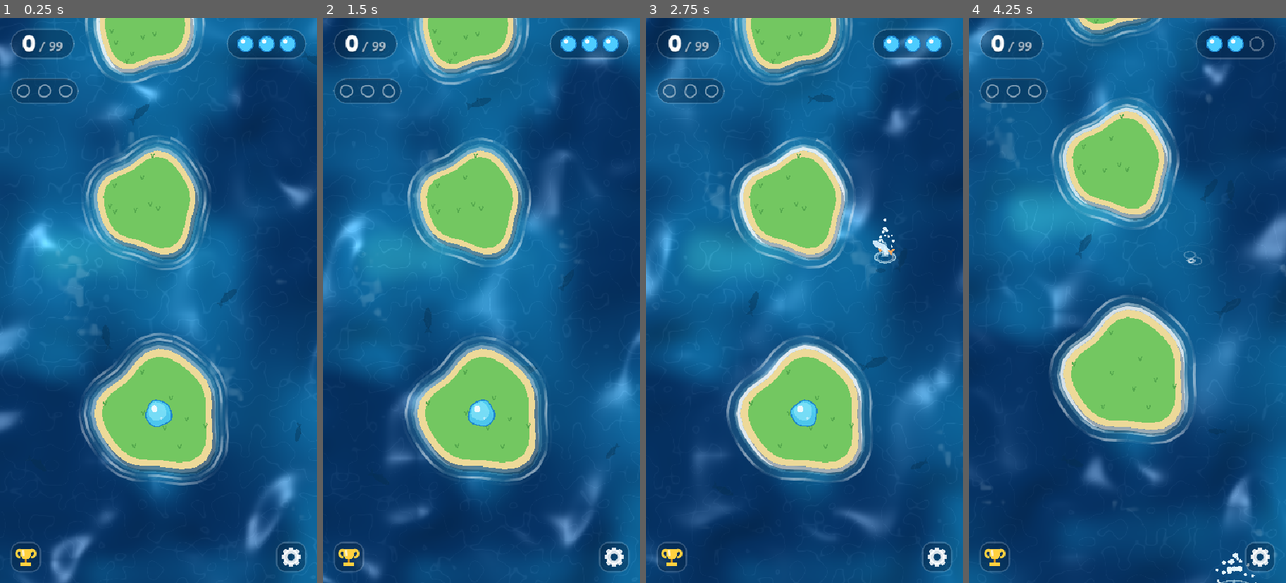
Above: before the commit, frames 1-4 (left to right).
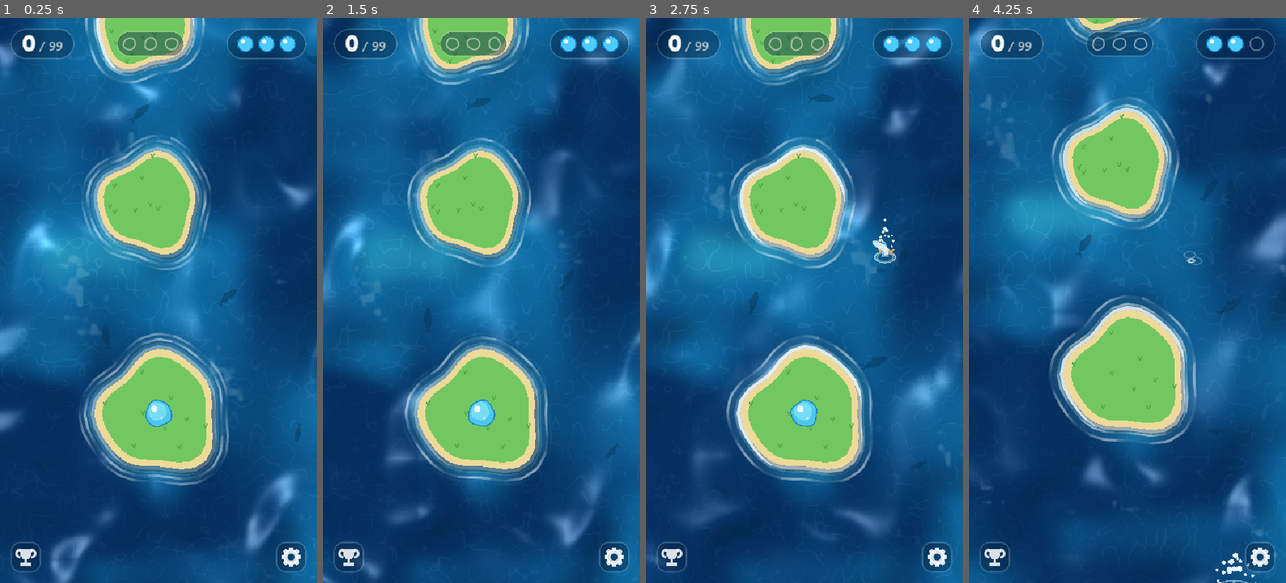
Above: after the commit, the same moments.

Repository: msagimbekov/ggjumps
Game: Godot game, scene res://scenes/main.tscn
Same seed, same stepped clock (60 frames per second), same inputs: the game is played once before the commit and once after it.
Inputs (mouse positions are in pixels of both pictures, inside the frame that each line leads up to):
- Up to frame 1 (0.25 s): no input
- Up to frame 2 (1.5 s): move the mouse to (551, 272) at 0.52 s; click (551, 272) at 0.67 s; drag from (418, 328) to (465, 413) at 1.27 s
- Up to frame 3 (2.75 s): move the mouse to (836, 176) at 2.02 s; click (836, 176) at 2.17 s
- Up to frame 4 (4.25 s): drag from (1111, 413) to (1032, 215) at 2.77 s; move the mouse to (1222, 385) at 3.52 s; click (1222, 385) at 3.67 s

The runs differ from the first frame. In frame 1, 1.8% of the frame differs, in the area x 3-59%, y 2-97%; in frame 2, 1.8%; in frame 3, 1.8%; in frame 4, 1.9%.

Commit message:
Watch-an-ad continue, sandbank islands, new wording, HUD tweaks
- Out of lives: a Splash! window with "Watch an ad for +1 life" (carries on from the same
  island) or "Try again"; the ad is a 2 s full-screen stand-in until an ad network is wired
- Leaderboard and win texts say "made it across all the islands" instead of island 100
- Moving islands are sandbanks in the beach-sand colour
- Collected drops sit between the score and the lives; trophy icon in the gear's white
- Place-the-bubble scrolling glides after the finger and coasts after a flick

Co-Authored-By: Claude Opus 5.5 <noreply@anthropic.com>

Diff:
--- a/project.godot
+++ b/project.godot
@@ -11,7 +11,7 @@
 [application]
 
 config/name="GG Jumps"
-config/version="0.1.4"
+config/version="0.1.5"
 run/main_scene="res://scenes/main.tscn"
 config/features=PackedStringArray("4.5", "GL Compatibility")
 config/icon="res://icon.svg"
--- a/scripts/fireworks.gd
+++ b/scripts/fireworks.gd
@@ -1,5 +1,5 @@
 extends Node2D
-## Fireworks over the screen when island 100 is reached: rockets climb with a sparkling trail
+## Fireworks over the screen when the bubble lands on the last island: rockets climb with a sparkling trail
 ## and burst into rings of falling, twinkling stars. Drawn in screen space (UI layer).
 ## `finished` fires once the show has had its moment; the last sparks keep fading after it.
 
--- a/scripts/hud.gd
+++ b/scripts/hud.gd
@@ -167,7 +167,11 @@
 		draw_arc(nc, 13.0 + 22.0 * (1.0 - _life_flash), 0.0, TAU, 32, Color(1, 1, 1, _life_flash), 3.0)
 
 	# Collected bubbles: three slots that fill in, then melt into one big bubble; radar countdown next to them while it runs.
-	var slots := Rect2(18, top + 84.0, 8.0 + DROPS_SLOTS * 36.0, 44.0)
+	# Centred in the gap between the score and the lives pills (with the radar countdown, as a group).
+	var slots_w := 8.0 + DROPS_SLOTS * 36.0
+	var group_w := slots_w + (54.0 if radar_left > 0.0 else 0.0)
+	var gap_mid := (pill.end.x + lp.position.x) * 0.5
+	var slots := Rect2(gap_mid - group_w * 0.5, top + 4.0, slots_w, 44.0)
 	draw_style_box(_pill, slots)
 	var mid := Vector2(slots.get_center().x, slots.get_center().y)
 	for i in DROPS_SLOTS:
@@ -248,18 +252,16 @@
 			draw_circle(c + Vector2(0, -5), 3.5, Color(0.02, 0.14, 0.26))
 
 
-## Gold cup with handles on a little stand.
+## Cup with handles on a little stand, in the same soft white as the settings gear.
 func _trophy(c: Vector2) -> void:
-	var gold := Color(1.0, 0.82, 0.25)
-	var dark := Color(0.80, 0.55, 0.10)
-	draw_arc(c + Vector2(-10, -6), 6.0, PI * 0.5, PI * 1.5, 12, gold, 3.0, true)
-	draw_arc(c + Vector2(10, -6), 6.0, -PI * 0.5, PI * 0.5, 12, gold, 3.0, true)
+	var col := Color(1, 1, 1, 0.85)
+	draw_arc(c + Vector2(-10, -6), 6.0, PI * 0.5, PI * 1.5, 12, col, 3.0, true)
+	draw_arc(c + Vector2(10, -6), 6.0, -PI * 0.5, PI * 0.5, 12, col, 3.0, true)
 	draw_colored_polygon(PackedVector2Array([
 		c + Vector2(-11, -14), c + Vector2(11, -14), c + Vector2(9, -2), c + Vector2(4, 4), c + Vector2(-4, 4), c + Vector2(-9, -2),
-	]), gold)
-	draw_rect(Rect2(c + Vector2(-2.5, 4), Vector2(5, 6)), dark)
-	draw_rect(Rect2(c + Vector2(-9, 10), Vector2(18, 5)), gold)
-	draw_line(c + Vector2(-5, -11), c + Vector2(-4, -3), Color(1, 1, 1, 0.7), 2.0, true)
+	]), col)
+	draw_rect(Rect2(c + Vector2(-2.5, 4), Vector2(5, 6)), col)
+	draw_rect(Rect2(c + Vector2(-9, 10), Vector2(18, 5)), col)
 
 
 func _text(font: Font, pos: Vector2, s: String, fs: int, col: Color) -> void:
--- a/scripts/land.gd
+++ b/scripts/land.gd
@@ -88,10 +88,10 @@
 		Kind.TREADMILL:
 			_rim_color = Color(0.55, 0.36, 0.20)
 			_fill_color = Color(0.36, 0.66, 0.32)
-		Kind.MOVING:
-			_rim_color = Color(0.36, 0.38, 0.43)
-			_fill_color = Color(0.60, 0.62, 0.66)
-			_deco_color = Color(0.40, 0.42, 0.47)
+		Kind.MOVING:  # drifting sandbank: all beach sand, a shade darker at the edge
+			_rim_color = Color(0.84, 0.73, 0.48)
+			_fill_color = Color(0.93, 0.85, 0.60)
+			_deco_color = Color(0.80, 0.68, 0.43, 0.75)
 	queue_redraw()
 
 
@@ -233,15 +233,19 @@
 
 
 func _draw_sway() -> void:
-	# Rock: a lighter, lumpy top, cracks and pits.
+	# Sandbank: a sunlit top, wind ripples in the sand and the odd pebble or shell.
 	var top := PackedVector2Array()
 	for p in _inner:
 		top.append(p * 0.78 + Vector2(-4, -5))
-	draw_colored_polygon(top, Color(0.72, 0.74, 0.78, 0.55))
-	for c in _deco:
-		draw_line(c, c + Vector2(10, -4), _deco_color, 2.0)
-		draw_line(c + Vector2(5, -2), c + Vector2(8, 5), _deco_color, 2.0)
-		draw_circle(c + Vector2(-7, 6), 3.5, Color(0.45, 0.47, 0.52, 0.7))
+	draw_colored_polygon(top, Color(1.0, 0.95, 0.78, 0.45))
+	for i in _deco.size():
+		var c := _deco[i]
+		for k in 2:
+			var o := c + Vector2(0, k * 6.0)
+			draw_polyline(PackedVector2Array([o + Vector2(-9, 1), o + Vector2(-3, -2), o + Vector2(3, 0), o + Vector2(9, -2)]), _deco_color, 2.0, true)
+		if i % 3 == 0:
+			draw_circle(c + Vector2(-8, 9), 2.6, Color(0.98, 0.93, 0.85))
+			draw_arc(c + Vector2(-8, 9), 2.6, 0.0, TAU, 10, Color(0.80, 0.66, 0.50, 0.8), 1.0, true)
 
 
 ## Finish flag: a pole planted on the island with a waving chequered flag.
--- a/scripts/leaderboard.gd
+++ b/scripts/leaderboard.gd
@@ -1,5 +1,5 @@
 extends Node
-## Leaderboard client: everyone who reached the 100th island, with their run time.
+## Leaderboard client: everyone who made it across all the islands, with their run time.
 ##
 ## Uses the Supabase table `ggjumps_leaderboard` (in the ggcuts project; schema and access
 ## rules in supabase/leaderboard.sql) through Supabase's REST API with the project's
--- a/scripts/main.gd
+++ b/scripts/main.gd
@@ -36,6 +36,8 @@
 const LeaderboardView := preload("res://scripts/ui/leaderboard_view.gd")
 const Congrats := preload("res://scripts/ui/congrats.gd")
 const Fireworks := preload("res://scripts/fireworks.gd")
+const GameOver := preload("res://scripts/ui/game_over.gd")
+const MockAd := preload("res://scripts/ui/mock_ad.gd")
 
 var state := State.AIM
 var lands: Array[Land] = []
@@ -67,6 +69,9 @@
 var _place_cam := 0.0
 var _place_moved := false
 var _place_near := -1
+var _place_target := 0.0  # where the drag wants the camera; _free_y glides after it
+var _place_vel := 0.0  # fling speed after letting go, px/s
+var _place_last_t := 0.0
 var drops := 0  # life drops collected towards the next life
 var radar_time := 0.0  # seconds of pickup radar left
 var _drops_hold := 0.0  # keeps a full counter on screen for a moment after the life is added
@@ -470,14 +475,13 @@
 	if state == State.WON:
 		return  # fireworks, then the congratulations window
 	if placing and event is InputEventMouseButton and event.pressed and event.button_index in [MOUSE_BUTTON_WHEEL_UP, MOUSE_BUTTON_WHEEL_DOWN]:
-		_free_y = _clamp_free_y(_free_y + (-60.0 if event.button_index == MOUSE_BUTTON_WHEEL_UP else 60.0))
+		_place_vel = 0.0
+		_place_target = _clamp_free_y(_place_target + (-90.0 if event.button_index == MOUSE_BUTTON_WHEEL_UP else 90.0))
 		return
 	if event is InputEventMouseButton and event.button_index == MOUSE_BUTTON_LEFT:
 		if event.pressed:
 			if _hud.board_rect().has_point(event.position):
 				_open_board()
-			elif state == State.OVER:
-				_restart()
 			elif show_tools and _hud.place_rect().has_point(event.position):
 				_set_placing(not placing)
 			elif show_tools and _hud.radar_rect().has_point(event.position):
@@ -492,7 +496,9 @@
 				_place_down = true
 				_place_moved = false
 				_place_from = event.position
-				_place_cam = _free_y
+				_place_cam = _place_target
+				_place_vel = 0.0
+				_place_last_t = Time.get_ticks_msec() / 1000.0
 			elif state == State.AIM and get_global_mouse_position().distance_to(_bubble.position) <= GRAB_RADIUS:
 				_dragging = true
 				_drag = Vector2.ZERO
@@ -500,6 +506,8 @@
 			_place_down = false
 			if not _place_moved:
 				_place_at(event.position)
+			elif Time.get_ticks_msec() / 1000.0 - _place_last_t > 0.08:
+				_place_vel = 0.0  # held still before letting go: no fling
 		elif _dragging:
 			_update_drag()
 			_dragging = false
@@ -513,7 +521,13 @@
 		if absf(dy) > 12.0:
 			_place_moved = true
 		if _place_moved:
-			_free_y = _clamp_free_y(_place_cam - dy)
+			var target := _clamp_free_y(_place_cam - dy)
+			var now := Time.get_ticks_msec() / 1000.0
+			var dt := maxf(now - _place_last_t, 0.001)
+			# Smoothed finger speed, used for the fling when the finger lifts.
+			_place_vel = lerpf(_place_vel, (target - _place_target) / dt, 0.4)
+			_place_last_t = now
+			_place_target = target
 	elif event is InputEventMouseMotion and _dragging:
 		_update_drag()
 
@@ -524,8 +538,10 @@
 	_place_down = false
 	_cam.position_smoothing_enabled = not on  # scrolling follows the finger exactly
 	_place_near = -1
+	_place_vel = 0.0
 	if on:
 		_free_y = _cam.get_screen_center_position().y
+		_place_target = _free_y
 		_dragging = false
 		_drag = Vector2.ZERO
 	else:
@@ -554,7 +570,7 @@
 			return
 
 
-## Island 100: a fanfare and fireworks, then the congratulations window.
+## The last island: a fanfare and fireworks, then the congratulations window.
 func _win() -> void:
 	state = State.WON
 	_sound.play("win")
@@ -620,6 +636,11 @@
 	if state != State.OVER and state != State.WON and not _modal_open():
 		_run_ms += delta * 1000.0
 	if placing:
+		# Glide after the finger (and coast after a fling) instead of jumping per touch event.
+		if not _place_down:
+			_place_target = _clamp_free_y(_place_target + _place_vel * delta)
+			_place_vel *= exp(-4.0 * delta)
+		_free_y = lerpf(_free_y, _place_target, 1.0 - exp(-22.0 * delta))
 		# Islands near the view come alive while scrolling.
 		var near := 0
 		for l in lands:
@@ -690,6 +711,8 @@
 		_fx.aim_to = _bubble.position - _drag.normalized() * (_drag.length() / MAX_DRAG) * MAX_RANGE
 
 	_cam.position = _cam_target()
+	if placing:
+		_cam.force_update_scroll()  # water and islands move together in the same frame
 	_critters.focus = _bubble.position
 	var view := get_viewport_rect().size
 	var top_left := _cam.get_screen_center_position() - view / 2.0
@@ -699,9 +722,6 @@
 
 	var title := ""
 	var sub := ""
-	if state == State.OVER:
-		title = "Splash!"
-		sub = "Tap to try again"
 	_hud.set_tools(show_tools, debug_aim, keep_lives, show_ids, placing)
 	_hud.set_pickups(drops, radar_time, 1.0 - _drops_hold / 0.8 if _drops_hold > 0.0 else 0.0)
 	_hud.set_info(best, lives, title, sub)
@@ -838,7 +858,33 @@
 func _after_fall() -> void:
 	if lives <= 0:
 		state = State.OVER
+		_show_game_over()
 		return
+	_respawn()
+
+
+## Out of lives: watch an ad for one more life, or start over.
+func _show_game_over() -> void:
+	var g := GameOver.new(best, TOTAL_JUMPS)
+	g.watch_ad.connect(_show_ad)
+	g.retry.connect(_restart)
+	_modals.add_child(g)
+
+
+## A rewarded ad (a 2 s stand-in for now); when it has played, one more life and the run
+## carries on from the island it stopped on. The game is silent while the ad plays.
+func _show_ad() -> void:
+	var ad := MockAd.new()
+	AudioServer.set_bus_mute(0, true)
+	ad.rewarded.connect(func():
+		AudioServer.set_bus_mute(0, false)
+		lives += 1
+		_respawn())
+	_modals.add_child(ad)
+
+
+## Back on the spot it last landed on.
+func _respawn() -> void:
 	_bubble.reset()
 	_bubble.position = _spawn_pos
 	var home := lands[cur]
--- a/scripts/ui/congrats.gd
+++ b/scripts/ui/congrats.gd
@@ -1,5 +1,5 @@
 extends "res://scripts/ui/modal.gd"
-## Shown after the fireworks on island 100: the run time, and an offer to join the
+## Shown after the fireworks on the last island: the run time, and an offer to join the
 ## leaderboard with a name (at most 10 characters). `saved(id)` once the entry is stored,
 ## `skipped` when the player declines.
 
@@ -21,7 +21,7 @@
 	_api = api
 	_ms = ms
 	var line := Label.new()
-	line.text = "You reached island 100 in"
+	line.text = "You crossed all the islands in"
 	content.add_child(line)
 	var time := Label.new()
 	time.text = LeaderboardApi.format_time(ms)
--- /dev/null
+++ b/scripts/ui/game_over.gd
@@ -0,0 +1,30 @@
+extends "res://scripts/ui/modal.gd"
+## Out of lives: how far the run got, and a choice between watching an ad for one more life
+## (carry on from the same island) and starting over.
+
+signal watch_ad
+signal retry
+
+
+func _init(jumps: int, total: int) -> void:
+	super("Splash!", 440.0, false)
+	var line := Label.new()
+	line.text = "Out of lives"
+	content.add_child(line)
+	var score := Label.new()
+	score.text = "%d / %d jumps" % [jumps, total]
+	score.theme_type_variation = "BigLabel"
+	content.add_child(score)
+	var ad := Button.new()
+	ad.text = "Watch an ad for +1 life"
+	ad.pressed.connect(func():
+		watch_ad.emit()
+		queue_free())
+	content.add_child(ad)
+	var again := Button.new()
+	again.text = "Try again"
+	again.theme_type_variation = "GhostButton"
+	again.pressed.connect(func():
+		retry.emit()
+		queue_free())
+	content.add_child(again)
--- a/scripts/ui/leaderboard_view.gd
+++ b/scripts/ui/leaderboard_view.gd
@@ -1,5 +1,5 @@
 extends "res://scripts/ui/modal.gd"
-## The leaderboard window: everyone who reached the 100th island, fastest first, with their
+## The leaderboard window: everyone who made it across all the islands, fastest first, with their
 ## time and date. Entries from this device have a mint name and a tint; `highlight` (a just-saved entry) is
 ## scrolled into view.
 
@@ -18,7 +18,7 @@
 	_api = api
 	_highlight = highlight
 	var sub := Label.new()
-	sub.text = "Everyone who reached island 100"
+	sub.text = "Everyone who made it across all the islands"
 	sub.theme_type_variation = "MutedLabel"
 	content.add_child(sub)
 	_scroll = ScrollContainer.new()
@@ -63,7 +63,7 @@
 		_retry.visible = true
 		return
 	if entries.is_empty():
-		_status.text = "Nobody has reached island 100 yet.\nBe the first!"
+		_status.text = "Nobody has made it across yet.\nBe the first!"
 		return
 	_status.visible = false
 	var target: Control
--- /dev/null
+++ b/scripts/ui/mock_ad.gd
@@ -0,0 +1,49 @@
+extends Control
+## Stand-in for a rewarded video ad until a real ad network is wired in: a full-screen
+## placeholder that "plays" for DURATION seconds, then emits `rewarded` and closes.
+
+signal rewarded
+
+const DURATION := 2.0
+const FONT := preload("res://fonts/Fredoka.ttf")
+
+var _t := 0.0
+var _font: FontVariation
+
+
+func _init() -> void:
+	set_anchors_preset(PRESET_FULL_RECT)
+	mouse_filter = MOUSE_FILTER_STOP  # an ad can't be tapped through
+	_font = FontVariation.new()
+	_font.base_font = FONT
+	_font.variation_opentype = {TextServerManager.get_primary_interface().name_to_tag("wght"): 600}
+
+
+func _process(delta: float) -> void:
+	_t += delta
+	queue_redraw()
+	if _t >= DURATION:
+		set_process(false)
+		rewarded.emit()
+		queue_free()
+
+
+func _draw() -> void:
+	var s := size
+	draw_rect(Rect2(Vector2.ZERO, s), Color(0.04, 0.05, 0.08))
+	# Placeholder "creative": a slowly turning sunburst.
+	var c := s * 0.5 + Vector2(0, -40)
+	for k in 12:
+		var a := TAU * k / 12 + _t * 0.6
+		draw_colored_polygon(PackedVector2Array([c, c + Vector2.from_angle(a - 0.12) * 600.0, c + Vector2.from_angle(a + 0.12) * 600.0]), Color(1, 1, 1, 0.04))
+	draw_circle(c, 70.0, Color(0.30, 0.80, 1.0))
+	draw_circle(c + Vector2(-22, -24), 16.0, Color(1, 1, 1, 0.85))
+	draw_string(_font, Vector2(0, c.y + 140.0), "Your ad here", HORIZONTAL_ALIGNMENT_CENTER, s.x, 40, Color.WHITE)
+	draw_string(_font, Vector2(0, c.y + 182.0), "(test ad)", HORIZONTAL_ALIGNMENT_CENTER, s.x, 22, Color(1, 1, 1, 0.5))
+	draw_string(_font, Vector2(20, 50), "Ad", HORIZONTAL_ALIGNMENT_LEFT, -1, 20, Color(1, 1, 1, 0.6))
+	var left := ceili(maxf(DURATION - _t, 0.0))
+	draw_string(_font, Vector2(0, 50), "Reward in %d " % left, HORIZONTAL_ALIGNMENT_RIGHT, s.x - 20.0, 20, Color(1, 1, 1, 0.6))
+	# Progress along the bottom.
+	var u := clampf(_t / DURATION, 0.0, 1.0)
+	draw_rect(Rect2(0, s.y - 6.0, s.x, 6.0), Color(1, 1, 1, 0.15))
+	draw_rect(Rect2(0, s.y - 6.0, s.x * u, 6.0), Color(0.55, 0.93, 0.72))
Not shown, added: scripts/ui/game_over.gd.uid
Not shown, added: scripts/ui/mock_ad.gd.uid
Not shown, changed: tools/gen_audio.py
